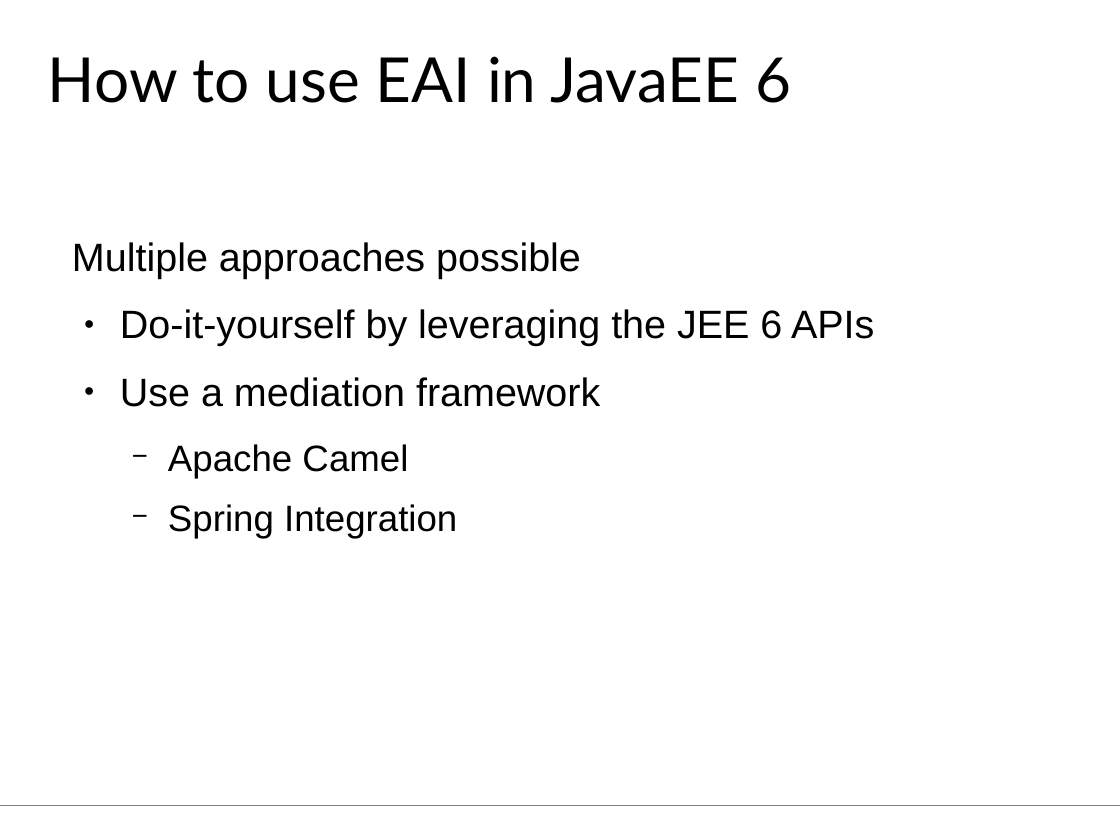
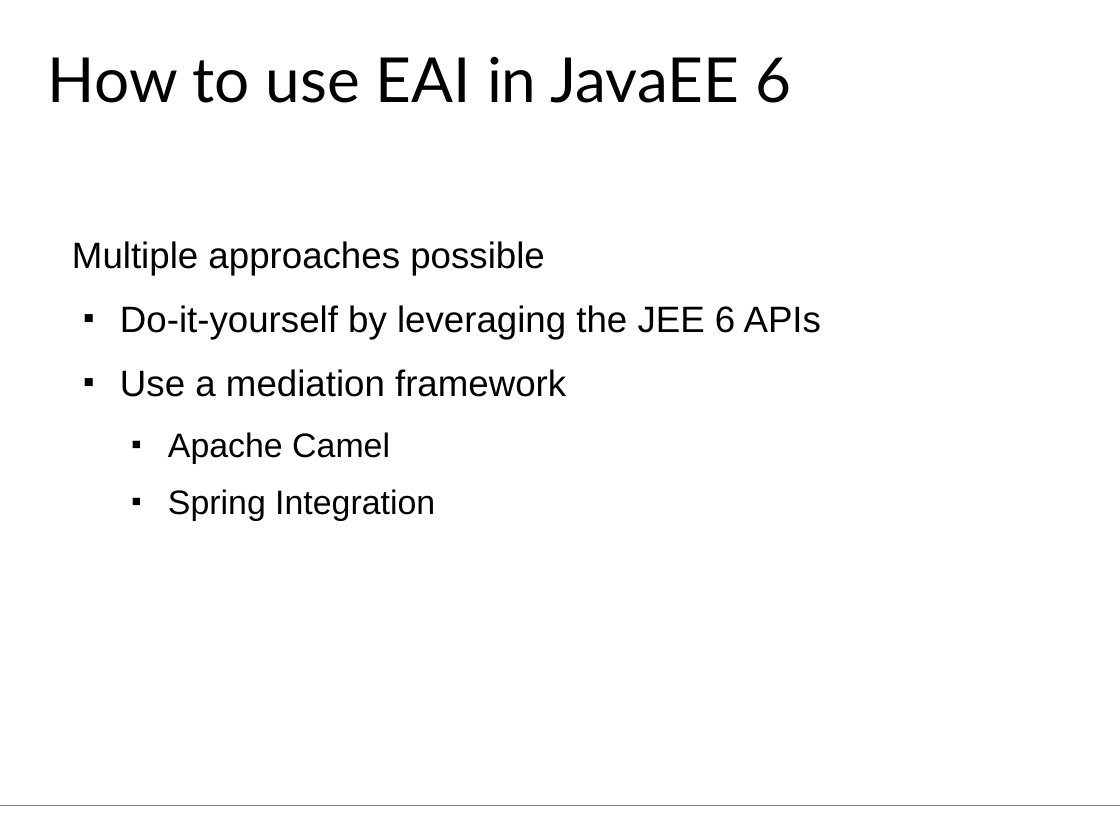
Before and after one commit to aheusingfeld/javaone2012, a slide deck: slide 10 of slides/eai-slides.odp. Drawn at 1120x840 pixels with LibreOffice and Linux fonts; fonts in the diff are those of the drawing. Boxes give left, top, right and bottom in pixels: in the first picture for what was removed or moved away, otherwise in the second. Text is boxed around its words. In the diff, an @@ line names an element or a change of style, - is before the commit and + after.

```diff
--- a/slides/eai-slides.odp
+++ b/slides/eai-slides.odp
@@ text "Multiple approaches possible" at <box>72,241,821,521</box>: size 28 to 26 pt in "Multiple approaches possible", "Do-it-yourself by leveraging the JEE 6 APIs", "Use a mediation framework"; size 26 to 24 pt in "Apache Camel", "Spring Integration"; bullet ● to ■; bullet − to ■ @@
```
Also in this commit, not shown: 12 other slides changed, 9 slides added, 1 slide removed, 1 other file.
